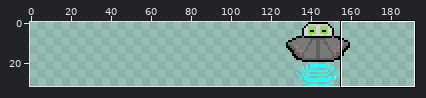
One commit to this sprite sheet: graphics/Enemy(Aliens Big).png. The first picture is a wide view before the edit; the outline marks the close-up.
Close-up. Old version:
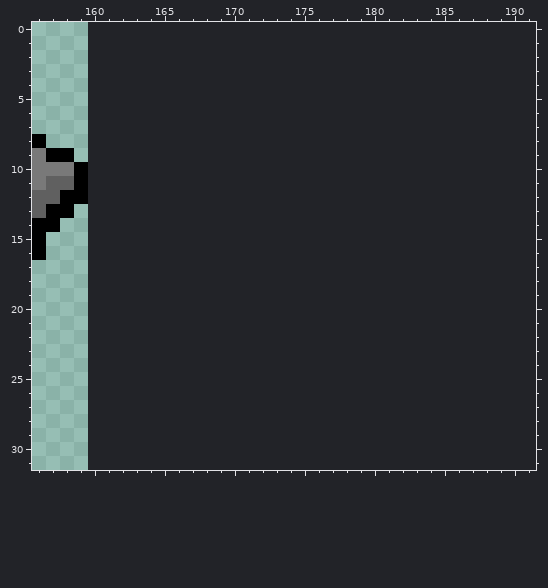
The file is 32x32 pixels. Colours within 5 levels of each other are drawn and written as one. Shown: x 156..191, y 0..31. The old version is drawn lined up with the new one, on the new canvas. The commit also changed other parts of the picture, which this record leaves out.
Now the later version:
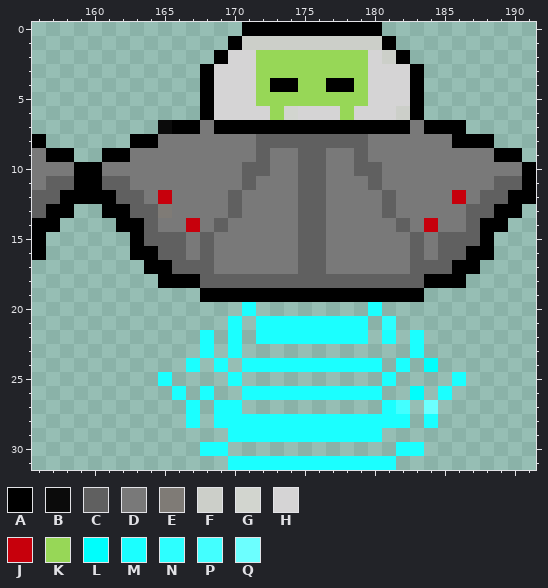
Palette (. is transparent): A #000000  B #0b0b0b  C #606060  D #797979  E #7f7b76  F #cccfc9  G #d2d5cf  H #d5d4d5  J #c7000c  K #97d757  L #00fefc  M #1bffff  N #2dffff  P #43ffff  Q #6cffff
Change:
canvas 32x32 -> 192x32, the old top-left corner now at 128,0
Changed rows in their new state; - is an unchanged pixel.
first column x 160:
 0 -----------AAAAAAAAAA-----------
 1 ----------AFFFFFFFFFFA----------
 2 ---------AHHKKKKKKKKHFA---------
 3 --------AHHHKKKKKKKKHHHA--------
 4 --------AHHHKAAKKAAKHHHA--------
 5 --------AHHHKKKKKKKKHHHA--------
 6 --------AHHHHKGHHHKHHHFA--------
 7 -----BAADAAAAAAAAAAAAAADAAA-----
 8 ---AADDDDDDDCCCCCCCCDDDDDDAAA---
 9 -AADDDDDDDDDCDDCCDDCDDDDDDDDDAA-
10 ADDDDDDDDDDCCDDCCDDCCDDDDDDDDDDA
11 ACCDDDDDDDDCDDDCCDDDCDDDDDDDDCCA
12 AACCDJDDDDCDDDDCCDDDDCDDDDJDCCAA
13 -AACCEDDDDCDDDDCCDDDDCDDDDDCCAA-
14 --AACDDJDCDDDDDCCDDDDDCDJDDCAA--
15 ---ACCCDCDDDDDDCCDDDDDDCDCCCA---
16 ---AACCDCDDDDDDCCDDDDDDCDCCAA---
17 ----AACCCDDDDDDCCDDDDDDCCCAA----
18 -----AAACCCCCCCCCCCCCCCCAAA-----
19 --------AAAAAAAAAAAAAAAA--------
20 -----------M--------M-----------
21 ----------M-MMMMMMMM-N----------
22 --------M-M-MMMMMMMM-M-M--------
23 --------M-M------------M--------
24 -------M-M-MMMMMMMMMM-M-L-------
25 -----M----M----------M----M-----
26 ------M-M--MMMMMMMMMM--L-M------
27 -------M-MM----------MP-Q-------
28 -------M-MMMMMMMMMMMMMM-M-------
29 ----------MMMMMMMMMMM-----------
30 --------MM------------MM--------
31 ----------MMMMMMMMMMMM----------
Boxes around the changes in both close-ups, in picture pixels (x1, y1, x2, y2):
added: (88, 22, 536, 470)
